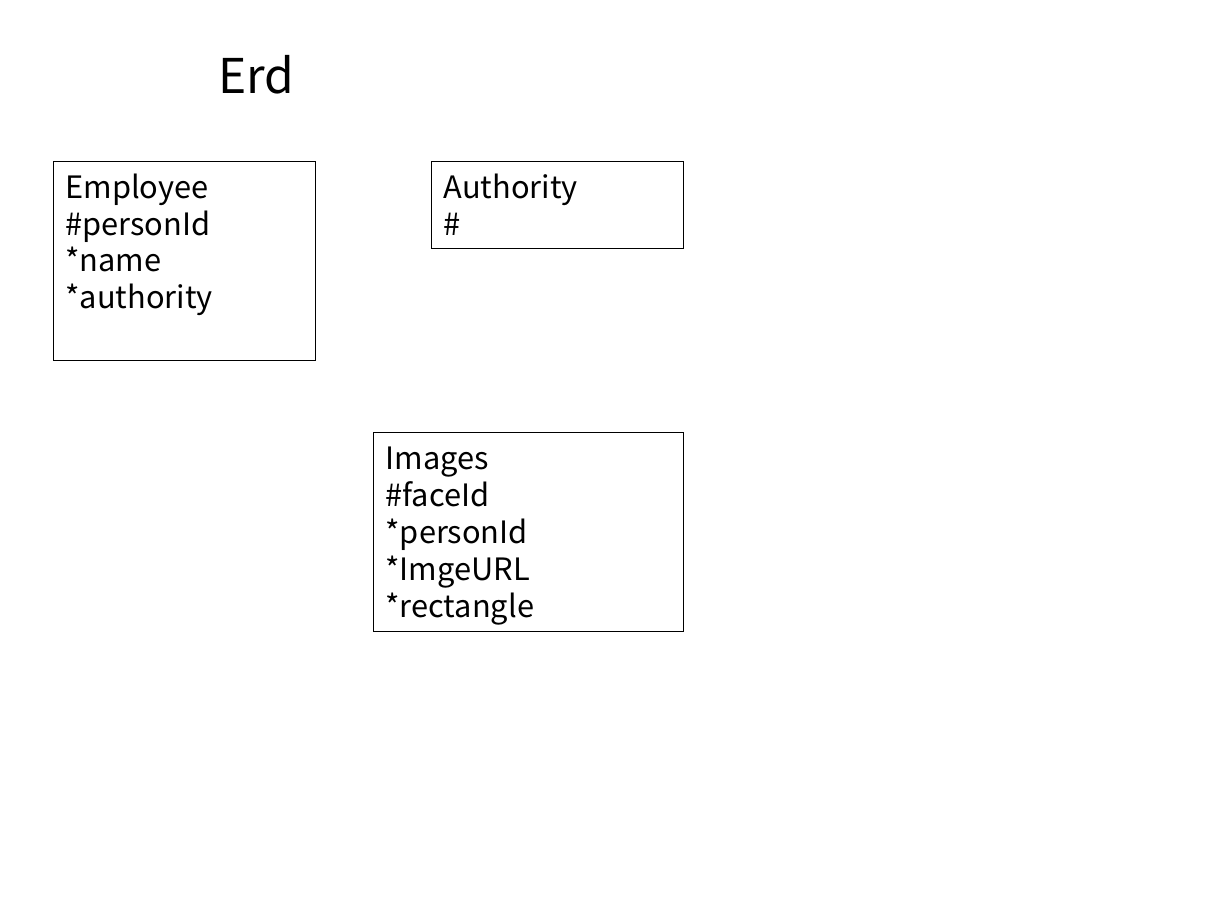
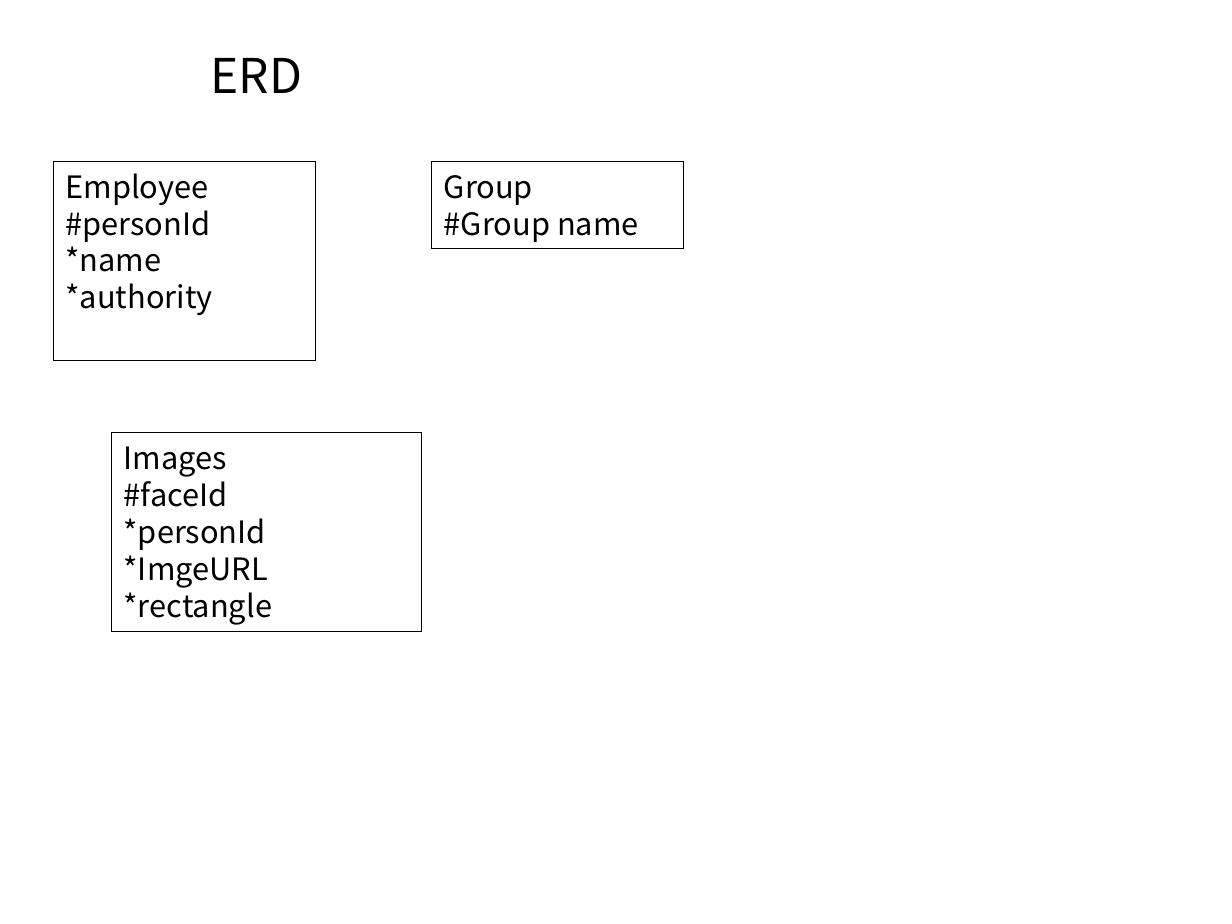
Before and after one commit to Jung-ayun/CJ_Intern, a slide deck: slide 4 of USER CASE DIAGRAM.pptx (slide 3 before the commit). Drawn at 1232x924 pixels with LibreOffice and Linux fonts; fonts in the diff are those of the drawing. Boxes give left, top, right and bottom in pixels: in the first picture for what was removed or moved away, otherwise in the second. Text is boxed around its words. In the diff, an @@ line names an element or a change of style, - is before the commit and + after.

```diff
--- a/USER CASE DIAGRAM.pptx
+++ b/USER CASE DIAGRAM.pptx
@@ title at box(211, 58, 303, 93): text changed @@
-Erd
+ERD
@@ text in rectangle at box(444, 175, 639, 242): text changed @@
-Authority
-#
+Group
+#Group name
@@ rectangle "Images": place and size @@
-rectangle "Images" at box(373, 432, 684, 632)
+rectangle "Images" at box(112, 432, 423, 632)
```
Also in this commit, not shown: 1 other slide changed, 3 slides added, 1 other file.
